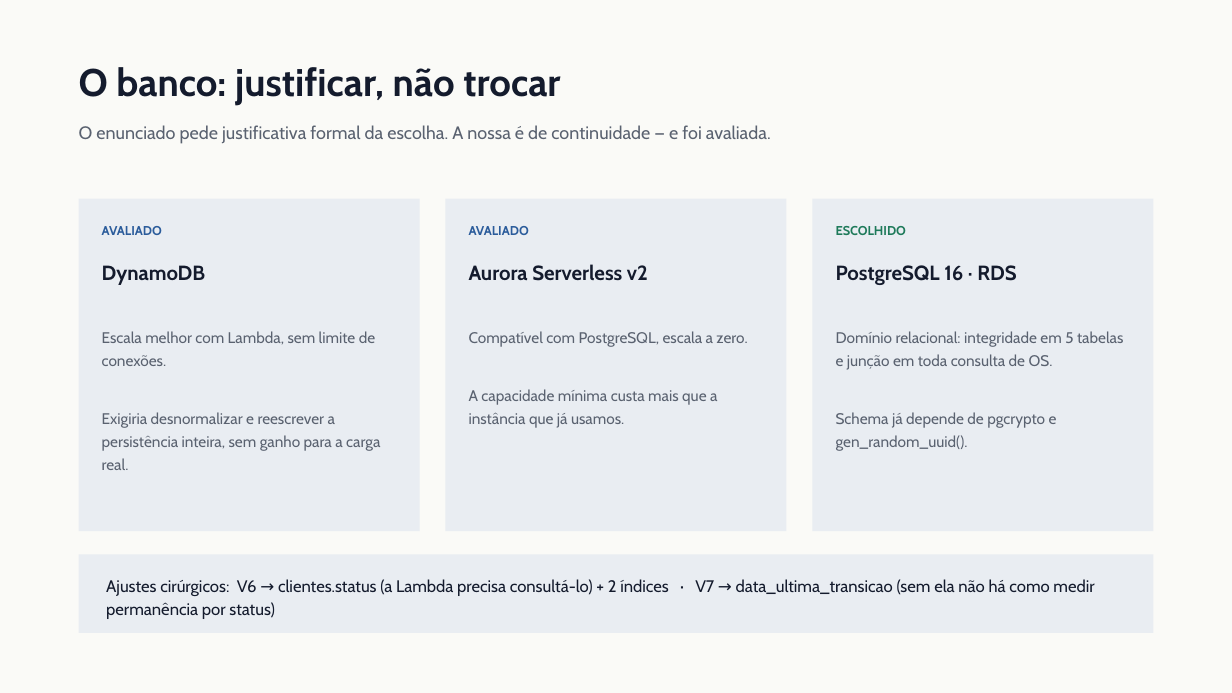
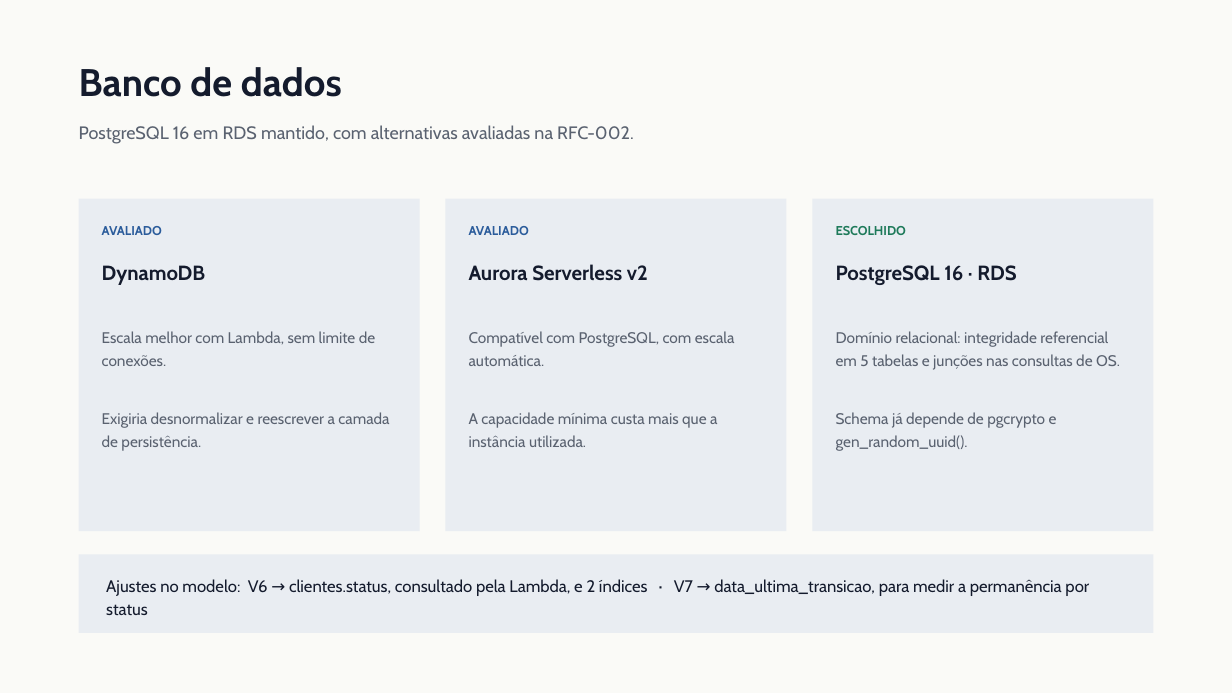
Before and after one commit to Guilherme-Fumagali/tech-challenge-1, a slide deck: slide 8 of docs/tech-challenge-3/apresentacao.pptx. Drawn at 1232x693 pixels with LibreOffice and Linux fonts; fonts in the diff are those of the drawing. Boxes give left, top, right and bottom in pixels: in the first picture for what was removed or moved away, otherwise in the second. Text is boxed around its words. In the diff, an @@ line names an element or a change of style, - is before the commit and + after.

```diff
--- a/docs/tech-challenge-3/apresentacao.pptx
+++ b/docs/tech-challenge-3/apresentacao.pptx
@@ text at (79, 67, 342, 97): text changed @@
-O banco: justificar, não trocar
+Banco de dados
@@ text at (79, 125, 634, 144): text changed @@
-O enunciado pede justificativa formal da escolha. A nossa é de continuidade — e foi avaliada.
+PostgreSQL 16 em RDS mantido, com alternativas avaliadas na RFC-002.
@@ text at (469, 331, 735, 447): text changed @@
-Compatível com PostgreSQL, escala a zero.
-A capacidade mínima custa mais que a instância que já usamos.
+Compatível com PostgreSQL, com escala automática.
+A capacidade mínima custa mais que a instância utilizada.
@@ text at (836, 331, 1120, 370): text changed @@
-Domínio relacional: integridade em 5 tabelas e junção em toda consulta de OS.
+Domínio relacional: integridade referencial em 5 tabelas e junções nas consultas de OS.
@@ text at (102, 412, 389, 451): text changed @@
-Exigiria desnormalizar e reescrever a persistência inteira, sem ganho para a carga real.
+Exigiria desnormalizar e reescrever a camada de persistência.
@@ text at (106, 579, 1089, 615): text changed @@
-Ajustes cirúrgicos: V6 → clientes.status (a Lambda precisa consultá-lo) + 2 índices · V7 → data_ultima_transicao (sem ela não há como medir permanência por status)
+Ajustes no modelo: V6 → clientes.status, consultado pela Lambda, e 2 índices · V7 → data_ultima_transicao, para medir a permanência por status
```
Also in this commit, not shown: 13 other slides changed, 1 other file.
